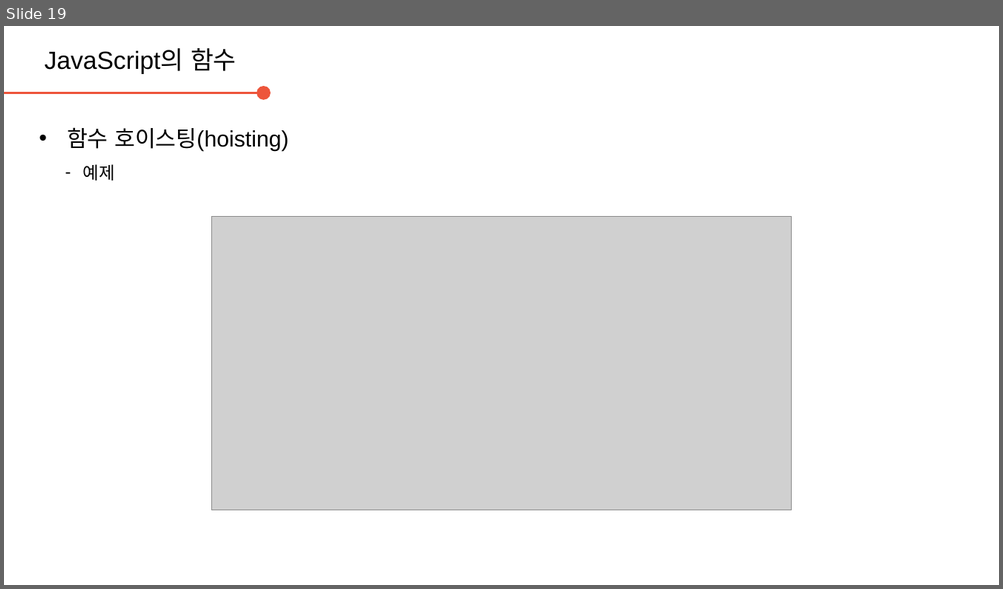
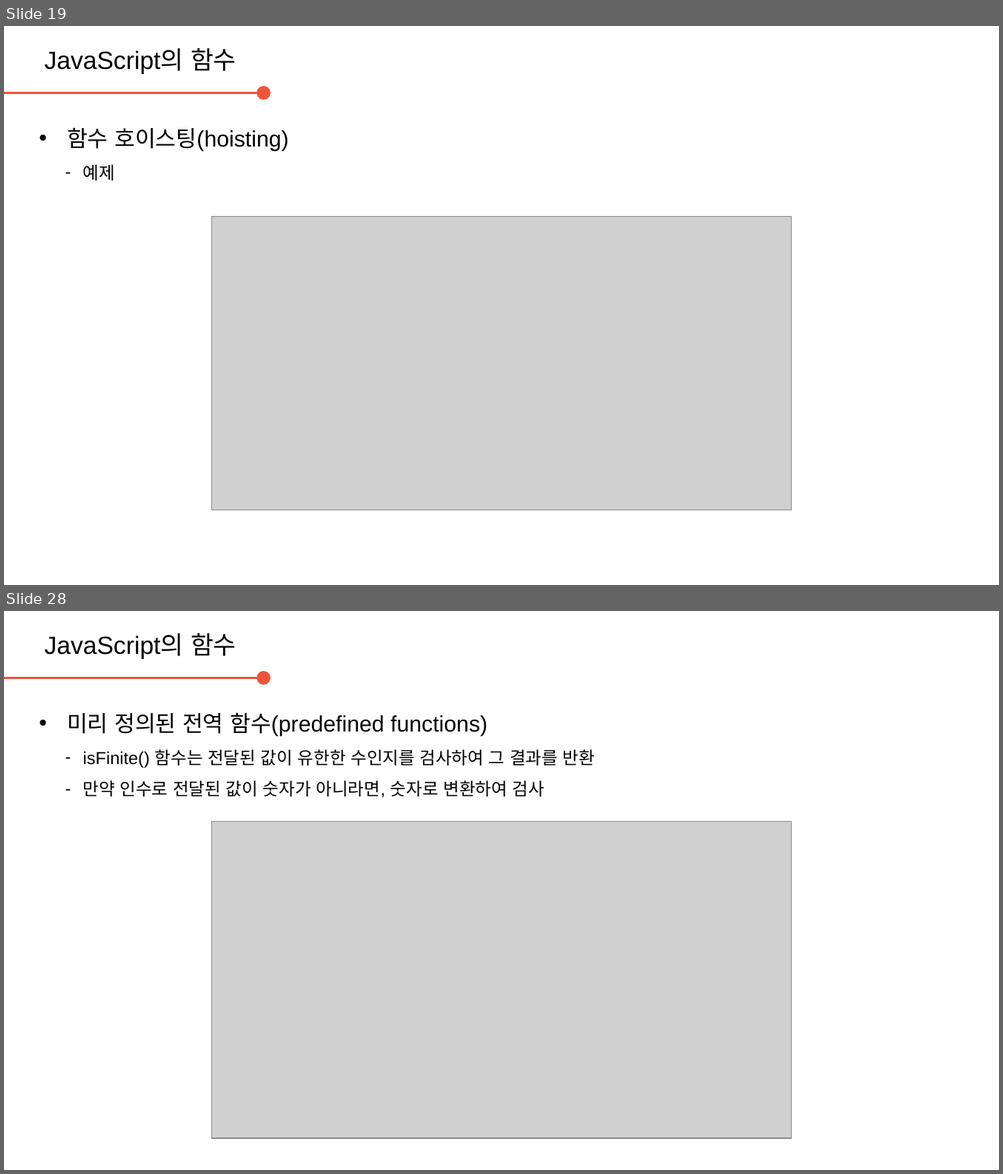
Before and after one commit to daegukdo/GCWM, a slide deck: 35/200901_JavaScript_function.pptx. Shown one above the other, each under a label of ours: slide 19 before the commit, slides 19 and 28 after it; the slides between them are not shown. The pictures are 1003x589 and 1003x1174 pixels, drawn with LibreOffice and Linux fonts; fonts in the diff are those of the drawing; grey boxes stand for pictures; background and template pictures are left out. Boxes give left, top, right and bottom in pixels: in the first picture for what was removed or moved away, otherwise in the second. Text is boxed around its words. In the diff, an @@ line names an element or a change of style, - is before the commit and + after.

Commit message:
get coding with me  - edit JavaScript resource (function)

```diff
--- a/35/200901_JavaScript_function.pptx
+++ b/35/200901_JavaScript_function.pptx
@@ slide 28 added at box(4, 611, 999, 1170), background #FFFFFF @@
@@ text added at box(45, 633, 236, 659), 20 pt, text #000000 @@
+JavaScript의 함수
@@ arrow added from (4, 678) to (264, 678), #ED553B 2.25 pt @@
@@ text added at box(67, 712, 595, 797), 14 pt, text #000000 @@
+• 미리 정의된 전역 함수(predefined functions)
+  – isFinite() 함수는 전달된 값이 유한한 수인지를 검사하여 그 결과를 반환
+  – 만약 인수로 전달된 값이 숫자가 아니라면, 숫자로 변환하여 검사
@@ picture added at box(212, 821, 791, 1139) @@
```
Also in this commit, not shown: 15 other slides added, 2 slides removed, 1 other file.
